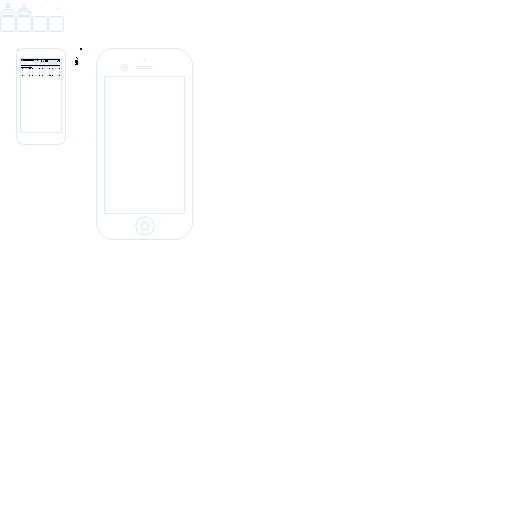
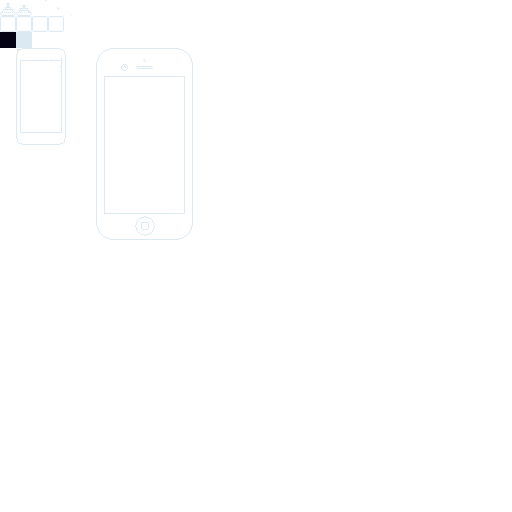
The second w=512, h=512 image is a revision of the first. Changes to its layers:
added layer "Solids" above "Player" over 0, 32, 32, 48
painted on "BigPhone" over 91, 48, 92, 144
removed layer "Layer 5" over 22, 48, 82, 76
removed layer "Layer 1" over 20, 58, 78, 68
